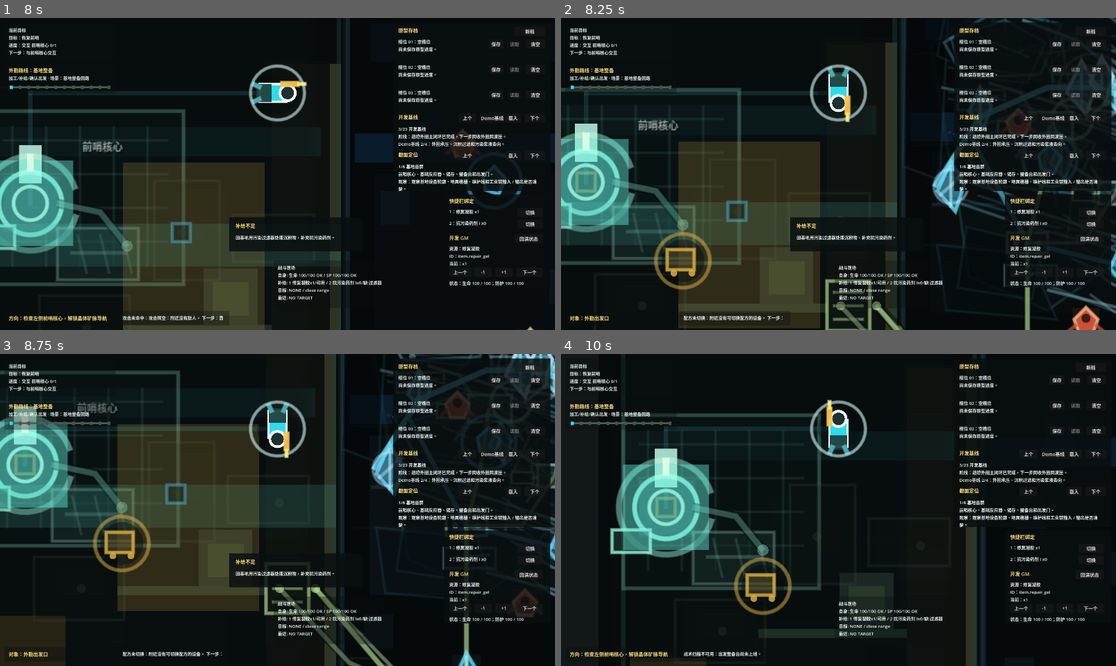
Above: before the commit, frames 1-4 (two rows, left to right).
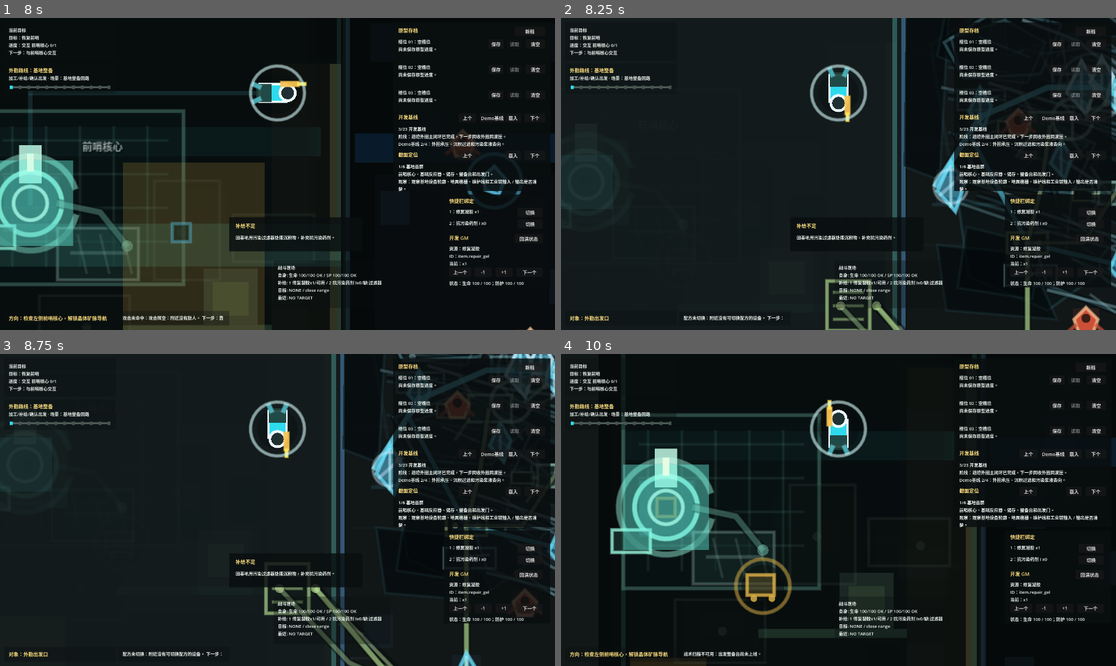
Above: after the commit, the same moments.

Repository: laugh0608/RadishCatalyst
Game: Godot game, scene res://scenes/boot/Boot.tscn
Two runs of this game, one before a commit and one after it. Both use one fixed random seed, a clock stepped at 60 frames per second and the inputs below.
Inputs (mouse positions are in pixels of both pictures, inside the frame that each line leads up to):
- Up to frame 1 (8 s): tap Enter at 0.5 s; move the mouse to (249, 236) at 0.52 s; hold W (move_up) 0.53-2.03 s; tap J (attack) at 0.6, 7.35 s; click (249, 236) at 0.67 s; move the mouse to (444, 220) at 1.27 s; tap R (cycle_recipe) at 1.35 s; move the mouse to (111, 127) at 2.02 s; hold A (move_left) 2.03-3.53 s; tap E (interact) at 2.1 s; move the mouse to (305, 174) at 2.77 s; tap C (tactical_scan) at 2.85 s; click (305, 174) at 2.92 s; tap Space at 3.5 s; move the mouse to (194, 96) at 3.52 s; hold S (move_down) 3.53-4.28 s; tap Q (toggle_device_panel) at 3.6 s; move the mouse to (399, 158) at 4.27 s; hold D (move_right) 4.28-5.03 s; tap F (toggle_module) at 4.35 s; move the mouse to (166, 189) at 5.02 s; hold W (move_up) 5.03-5.78 s; tap 1 (use_quick_slot_1) at 5.1 s; click (166, 189) at 5.17 s; move the mouse to (333, 105) at 5.77 s; hold D (move_right) from 5.78 s (still down); tap 2 (use_quick_slot_2) at 5.85 s; move the mouse to (249, 236) at 6.52 s; tap Tab at 6.6 s; move the mouse to (444, 220) at 7.27 s; click (444, 220) at 7.42 s
- Up to frame 2 (8.25 s): move the mouse to (672, 127) at 8.02 s; release D (move_right) at 8.03 s; hold S (move_down) from 8.03 s (still down); hold R (cycle_recipe) from 8.03 s (still down)
- Up to frame 3 (8.75 s): keep holding S (move_down); keep holding R (cycle_recipe)
- Up to frame 4 (10 s): move the mouse to (866, 510) at 8.77 s; release S (move_down) at 8.78 s; release R (cycle_recipe) at 8.78 s; hold A (move_left) 8.78-9.53 s; tap E (interact) at 8.85 s; move the mouse to (755, 432) at 9.52 s; hold W (move_up) from 9.53 s (still down); tap C (tactical_scan) at 9.6 s; click (755, 432) at 9.67 s

Frame 1 is identical in both runs. In frame 2, 22% of the frame differs, in the area x 0-90%, y 0-100%; in frame 3, 23%, in the area x 0-88%, y 0-100%; in frame 4, 0.4%.

Commit message:
fix: 收束阶段复核视觉降噪

Diff:
--- a/client/scripts/checks/demo_pollution_boundary_visual_check.gd
+++ b/client/scripts/checks/demo_pollution_boundary_visual_check.gd
@@ -75,6 +75,8 @@
 	var layer := map.get_node("DemoPollutionBoundaryVisualLayer") as DemoPollutionBoundaryVisualLayer
 	var carryover_wreckage := map.get_node("Interactables/FieldWreckageTreatmentApproach") as PrototypeInteractable
 	var cross_route := map.get_node("CrystalToPollutionRouteBand") as ColorRect
+	var pollution_boundary := map.get_node("RegionBoundaryPollution") as ColorRect
+	var ruin_boundary := map.get_node("RegionBoundaryRuin") as ColorRect
 	var treatment_enemy := map.get_node("Enemies/TreatmentSkitter") as PrototypeEnemy
 	var crystal_layer := map.get_node("DemoCrystalResourceVisualLayer") as DemoCrystalResourceVisualLayer
 	var first_path_layer := map.get_node("DemoFirstIndustrialPathVisualLayer") as DemoFirstIndustrialPathVisualLayer
@@ -115,6 +117,8 @@
 	_expect_equal(route_presentation_layer.modulate.a <= 0.001, true, "pollution focus hides route presentation layer")
 	_expect_equal(region_value_layer.modulate.a <= 0.026, true, "pollution focus lowers region value layer")
 	_expect_equal(cross_route.color.a <= 0.001, true, "pollution focus lowers crystal-to-pollution context route")
+	_expect_equal(pollution_boundary.color.a <= 0.006, true, "pollution focus lowers pollution edge boundary frame")
+	_expect_equal(ruin_boundary.color.a <= 0.006, true, "pollution focus lowers ruin edge boundary frame")
 	_expect_equal(objective_route != null and objective_route.color.a <= 0.001, true, "pollution focus lowers current objective route")
 	_expect_equal(treatment_enemy.modulate.a <= 0.23, true, "pollution focus lowers treatment enemy pressure")
 	_expect_equal((treatment_enemy.get_node("Label") as Label).visible, false, "pollution focus hides treatment enemy label")
--- a/client/scripts/checks/demo_resource_chain_state_check.gd
+++ b/client/scripts/checks/demo_resource_chain_state_check.gd
@@ -172,8 +172,13 @@
 	_expect_equal(first_path_layer.visible, false, "first industrial path layer starts hidden before the core is restored")
 	first_path_layer.refresh_path_state(world, character)
 	first_path_layer.refresh_focus_visibility(Vector2(-250.0, -48.0))
+	var first_path_main_route := map.get_node("MainRouteSpine") as ColorRect
+	var first_path_crystal_boundary := map.get_node("RegionBoundaryCrystal") as ColorRect
 	_expect_equal(first_path_layer.is_first_path_available(), true, "first industrial path layer opens after outpost restoration")
 	_expect_equal(first_path_layer.get_muted_planning_layer_count() >= 6, true, "first industrial path layer pushes overlapping visual layers into the background")
+	_expect_equal(first_path_layer.get_muted_context_rect_count() >= 10, true, "first industrial path layer suppresses cross-region route rectangles")
+	_expect_equal(first_path_main_route.color.a <= 0.001, true, "first industrial path layer lowers the global route spine")
+	_expect_equal(first_path_crystal_boundary.color.a <= 0.006, true, "first industrial path layer lowers region boundary frames")
 	_expect_equal(first_path_layer.is_first_path_visible_at(Vector2(-250.0, -48.0)), true, "first industrial path layer is visible at base start")
 	_expect_equal(first_path_layer.is_first_path_visible_at(Vector2(112.0, -112.0)), true, "first industrial path layer is visible at crystal pickup")
 	_expect_equal(first_path_layer.is_first_path_visible_at(Vector2(168.0, 34.0)), false, "first industrial path layer steps back before pollution treatment boundary")
@@ -482,8 +487,14 @@
 	layer.refresh_focus_visibility(Vector2(-250, -48))
 	_expect_equal(layer.visible, false, "crystal visual layer stays hidden at startup objective")
 	layer.refresh_focus_visibility(Vector2(-38, -104))
+	var crystal_focus_route := map.get_node("MainRouteSpine") as ColorRect
+	var crystal_focus_boundary := map.get_node("RegionBoundaryPollution") as ColorRect
 	_expect_equal(layer.visible, true, "crystal visual layer appears when player reaches field departure")
 	_expect_equal(layer.get_muted_departure_focus_count() >= 1, true, "crystal visual layer suppresses departure gate focus label in field view")
+	_expect_equal(layer.get_muted_crystal_focus_context_layer_count() >= 10, true, "crystal visual layer mutes neighboring visual context layers")
+	_expect_equal(layer.get_muted_crystal_focus_context_rect_count() >= 10, true, "crystal visual layer suppresses cross-region route rectangles")
+	_expect_equal(crystal_focus_route.color.a <= 0.001, true, "crystal visual layer lowers the global route spine")
+	_expect_equal(crystal_focus_boundary.color.a <= 0.006, true, "crystal visual layer lowers neighboring region boundary frames")
 	layer.refresh_focus_visibility(Vector2(168, 34))
 	_expect_equal(layer.visible, false, "crystal visual layer steps back after entering pollution treatment boundary")
 	_expect_equal(layer.has_resource_shape("crystal.main_vein"), true, "crystal visual layer marks main vein")
--- a/client/scripts/map/demo_crystal_resource_visual_layer.gd
+++ b/client/scripts/map/demo_crystal_resource_visual_layer.gd
@@ -8,6 +8,45 @@
 const ROLE_TERRAIN := "terrain"
 const FOCUS_VISIBLE_MIN_X := -80.0
 const FOCUS_VISIBLE_MAX_X := 160.0
+const CRYSTAL_FOCUS_CONTEXT_ROUTE_ALPHA := 0.0005
+const CRYSTAL_FOCUS_CONTEXT_BOUNDARY_ALPHA := 0.004
+
+const CRYSTAL_FOCUS_CONTEXT_LAYER_ALPHAS := [
+	{"path": "OpeningSceneLayer", "alpha": 0.035},
+	{"path": "SceneArtFoundationLayer", "alpha": 0.0},
+	{"path": "NonCoreSceneIdentityLayer", "alpha": 0.0},
+	{"path": "FunctionalTransitionSpatialPlayabilityLayer", "alpha": 0.0},
+	{"path": "MidfieldRoutePlayabilityLayer", "alpha": 0.0},
+	{"path": "WindCorridorTransitionPlayabilityLayer", "alpha": 0.0},
+	{"path": "CoreApproachHandoffLayer", "alpha": 0.0},
+	{"path": "CoreStabilizationRunLayer", "alpha": 0.0},
+	{"path": "DemoIndustrialBaseVisualLayer", "alpha": 0.055},
+	{"path": "DemoPollutionBoundaryVisualLayer", "alpha": 0.0},
+	{"path": "DemoCoreStabilizationVisualLayer", "alpha": 0.0},
+	{"path": "PrototypeVisualPriorityLayer", "alpha": 0.01},
+	{"path": "DemoRegionIndustrialValueLayer", "alpha": 0.012},
+	{"path": "DemoRoutePresentationLayer", "alpha": 0.0},
+	{"path": "CurrentObjectiveGuidanceLayer", "alpha": 0.045}
+]
+
+const CRYSTAL_FOCUS_CONTEXT_ROUTE_PATHS := [
+	"MainRouteSpine",
+	"BaseToCrystalRouteBand",
+	"CrystalToPollutionRouteBand",
+	"DemoRoutePresentationLayer/DemoRouteBaseBand",
+	"DemoRoutePresentationLayer/DemoRouteCrystalBand",
+	"DemoRoutePresentationLayer/DemoRoutePollutionBand",
+	"DemoRoutePresentationLayer/DemoRouteRuinBand",
+	"CurrentObjectiveGuidanceLayer/CurrentObjectiveRouteHorizontal",
+	"CurrentObjectiveGuidanceLayer/CurrentObjectiveRouteVertical",
+	"CurrentObjectiveGuidanceLayer/CurrentObjectiveTargetPin"
+]
+
+const CRYSTAL_FOCUS_CONTEXT_BOUNDARY_PATHS := [
+	"RegionBoundaryCrystal",
+	"RegionBoundaryPollution",
+	"RegionBoundaryRuin"
+]
 
 const FIELD_FRAME := Color(0.32, 0.58, 0.62, 0.045)
 const FIELD_FILL := Color(0.06, 0.12, 0.15, 0.0)
@@ -93,9 +132,13 @@
 var muted_legacy_block_count := 0
 var muted_departure_label_count := 0
 var muted_departure_focus_count := 0
+var muted_crystal_focus_context_layer_count := 0
+var muted_crystal_focus_context_rect_count := 0
+var context_layer_original_modulates: Dictionary = {}
 
 
 func _ready() -> void:
+	process_priority = 80
 	apply_visuals()
 	refresh_focus_visibility(_get_player_position())
 
@@ -146,6 +189,14 @@
 	return muted_departure_focus_count
 
 
+func get_muted_crystal_focus_context_layer_count() -> int:
+	return muted_crystal_focus_context_layer_count
+
+
+func get_muted_crystal_focus_context_rect_count() -> int:
+	return muted_crystal_focus_context_rect_count
+
+
 func has_resource_shape(shape_id: String) -> bool:
 	return resource_shape_ids.has(shape_id)
 
@@ -161,6 +212,8 @@
 func refresh_focus_visibility(player_position: Vector2) -> void:
 	visible = player_position.x >= FOCUS_VISIBLE_MIN_X and player_position.x <= FOCUS_VISIBLE_MAX_X
 	_mute_departure_interactable_focus(player_position)
+	_update_crystal_focus_context_layers()
+	_mute_crystal_focus_context_rects()
 
 
 func _draw() -> void:
@@ -821,6 +874,65 @@
 		muted_departure_focus_count = 1
 
 
+func _update_crystal_focus_context_layers() -> void:
+	if not visible:
+		_restore_crystal_focus_context_layers()
+		return
+	muted_crystal_focus_context_layer_count = 0
+	for layer_profile in CRYSTAL_FOCUS_CONTEXT_LAYER_ALPHAS:
+		var path := String(layer_profile.get("path", ""))
+		var alpha := float(layer_profile.get("alpha", 1.0))
+		if _apply_context_layer_alpha(path, alpha):
+			muted_crystal_focus_context_layer_count += 1
+
+
+func _mute_crystal_focus_context_rects() -> void:
+	muted_crystal_focus_context_rect_count = 0
+	if not visible:
+		return
+	for path in CRYSTAL_FOCUS_CONTEXT_ROUTE_PATHS:
+		var rect := _get_map_node(String(path)) as ColorRect
+		if rect == null:
+			continue
+		rect.color.a = minf(rect.color.a, CRYSTAL_FOCUS_CONTEXT_ROUTE_ALPHA)
+		muted_crystal_focus_context_rect_count += 1
+	for path in CRYSTAL_FOCUS_CONTEXT_BOUNDARY_PATHS:
+		var rect := _get_map_node(String(path)) as ColorRect
+		if rect == null:
+			continue
+		rect.color.a = minf(rect.color.a, CRYSTAL_FOCUS_CONTEXT_BOUNDARY_ALPHA)
+		muted_crystal_focus_context_rect_count += 1
+
+
+func _apply_context_layer_alpha(path: String, alpha: float) -> bool:
+	var node := _get_map_node(path)
+	var canvas_item := node as CanvasItem
+	if canvas_item == null:
+		return false
+	if not context_layer_original_modulates.has(path):
+		context_layer_original_modulates[path] = canvas_item.modulate
+	var original_color: Color = context_layer_original_modulates.get(path, canvas_item.modulate)
+	var color := original_color
+	color.a = minf(original_color.a, alpha)
+	canvas_item.modulate = color
+	return true
+
+
+func _restore_crystal_focus_context_layers() -> void:
+	if context_layer_original_modulates.is_empty():
+		muted_crystal_focus_context_layer_count = 0
+		muted_crystal_focus_context_rect_count = 0
+		return
+	for path in context_layer_original_modulates.keys():
+		var node := _get_map_node(String(path))
+		var canvas_item := node as CanvasItem
+		if canvas_item != null:
+			canvas_item.modulate = context_layer_original_modulates[path]
+	context_layer_original_modulates.clear()
+	muted_crystal_focus_context_layer_count = 0
+	muted_crystal_focus_context_rect_count = 0
+
+
 func _mute_crystal_identity_blocks() -> void:
 	var identity_layer := _get_map_node("DemoInitialArtIdentityLayer")
 	if identity_layer == null:
--- a/client/scripts/map/demo_first_industrial_path_visual_layer.gd
+++ b/client/scripts/map/demo_first_industrial_path_visual_layer.gd
@@ -46,6 +46,8 @@
 const STATUS_OUTPUT_LIGHT := Color(0.58, 0.88, 0.52, 0.68)
 const CRYSTAL_COLLECTOR_ID := "building.crystal_collector_t1"
 const CRYSTAL_COLLECTOR_OUTPUT_INSTANCE_ID := "map_object_instance.crystal_collector_output"
+const FIRST_PATH_CONTEXT_ROUTE_ALPHA := 0.0005
+const FIRST_PATH_CONTEXT_BOUNDARY_ALPHA := 0.004
 
 const FIRST_PATH_CONTEXT_LAYER_ALPHAS := [
 	{"path": "OpeningSceneLayer", "alpha": 0.05},
@@ -57,7 +59,26 @@
 	{"path": "PrototypeVisualPriorityLayer", "alpha": 0.02},
 	{"path": "DemoRegionIndustrialValueLayer", "alpha": 0.025},
 	{"path": "DemoRoutePresentationLayer", "alpha": 0.0},
-	{"path": "CurrentObjectiveGuidanceLayer", "alpha": 0.11}
+	{"path": "CurrentObjectiveGuidanceLayer", "alpha": 0.045}
+]
+
+const FIRST_PATH_CONTEXT_ROUTE_PATHS := [
+	"MainRouteSpine",
+	"BaseToCrystalRouteBand",
+	"CrystalToPollutionRouteBand",
+	"DemoRoutePresentationLayer/DemoRouteBaseBand",
+	"DemoRoutePresentationLayer/DemoRouteCrystalBand",
+	"DemoRoutePresentationLayer/DemoRoutePollutionBand",
+	"DemoRoutePresentationLayer/DemoRouteRuinBand",
+	"CurrentObjectiveGuidanceLayer/CurrentObjectiveRouteHorizontal",
+	"CurrentObjectiveGuidanceLayer/CurrentObjectiveRouteVertical",
+	"CurrentObjectiveGuidanceLayer/CurrentObjectiveTargetPin"
+]
+
+const FIRST_PATH_CONTEXT_BOUNDARY_PATHS := [
+	"RegionBoundaryCrystal",
+	"RegionBoundaryPollution",
+	"RegionBoundaryRuin"
 ]
 
 const STAGE_FIELD_PICKUP := "field_pickup"
@@ -83,6 +104,7 @@
 var path_shape_ids: Array[String] = []
 var path_state_shape_ids: Array[String] = []
 var muted_planning_layer_count := 0
+var muted_context_rect_count := 0
 var path_state: Dictionary = {}
 var context_layer_original_modulates: Dictionary = {}
 var first_path_available := false
@@ -180,6 +202,7 @@
 	var should_show := is_first_path_visible_at(player_position)
 	visible = should_show
 	_set_context_layers_muted(should_show)
+	_mute_first_path_context_rects(should_show)
 
 
 func is_first_path_visible_at(player_position: Vector2) -> bool:
@@ -208,6 +231,10 @@
 
 func get_muted_planning_layer_count() -> int:
 	return muted_planning_layer_count
+
+
+func get_muted_context_rect_count() -> int:
+	return muted_context_rect_count
 
 
 func get_active_stage() -> String:
@@ -745,6 +772,24 @@
 			muted_planning_layer_count += 1
 
 
+func _mute_first_path_context_rects(should_mute: bool) -> void:
+	muted_context_rect_count = 0
+	if not should_mute:
+		return
+	for path in FIRST_PATH_CONTEXT_ROUTE_PATHS:
+		var rect := _get_map_node(String(path)) as ColorRect
+		if rect == null:
+			continue
+		rect.color.a = minf(rect.color.a, FIRST_PATH_CONTEXT_ROUTE_ALPHA)
+		muted_context_rect_count += 1
+	for path in FIRST_PATH_CONTEXT_BOUNDARY_PATHS:
+		var rect := _get_map_node(String(path)) as ColorRect
+		if rect == null:
+			continue
+		rect.color.a = minf(rect.color.a, FIRST_PATH_CONTEXT_BOUNDARY_ALPHA)
+		muted_context_rect_count += 1
+
+
 func _apply_layer_alpha(path: String, alpha: float) -> bool:
 	var node := _get_map_node(path)
 	var canvas_item := node as CanvasItem
@@ -767,6 +812,7 @@
 			canvas_item.modulate = context_layer_original_modulates[path]
 	context_layer_original_modulates.clear()
 	muted_planning_layer_count = 0
+	muted_context_rect_count = 0
 
 
 func _get_base_structure_for_definition(world_state: WorldState, building_id: String) -> Dictionary:
--- a/client/scripts/map/demo_pollution_boundary_visual_layer.gd
+++ b/client/scripts/map/demo_pollution_boundary_visual_layer.gd
@@ -10,6 +10,7 @@
 const FOCUS_VISIBLE_MIN_X := 160.0
 const FOCUS_VISIBLE_MAX_X := 620.0
 const POLLUTION_FOCUS_CONTEXT_ROUTE_ALPHA := 0.0005
+const POLLUTION_FOCUS_CONTEXT_BOUNDARY_ALPHA := 0.004
 const POLLUTION_FOCUS_CONTEXT_ENEMY_ALPHA := 0.22
 const POLLUTION_FOCUS_CONTEXT_ROUTE_PATHS := [
 	"MainRouteSpine",
@@ -22,6 +23,11 @@
 	"CurrentObjectiveGuidanceLayer/CurrentObjectiveRouteHorizontal",
 	"CurrentObjectiveGuidanceLayer/CurrentObjectiveRouteVertical",
 	"CurrentObjectiveGuidanceLayer/CurrentObjectiveTargetPin"
+]
+const POLLUTION_FOCUS_CONTEXT_BOUNDARY_PATHS := [
+	"RegionBoundaryCrystal",
+	"RegionBoundaryPollution",
+	"RegionBoundaryRuin"
 ]
 const POLLUTION_FOCUS_CONTEXT_LABEL_PATHS := [
 	"BaseDirectionLabel",
@@ -1132,6 +1138,7 @@
 	if not visible:
 		return
 	muted_pollution_focus_distraction_count += _mute_focus_context_route_rects()
+	muted_pollution_focus_distraction_count += _mute_focus_context_boundary_rects()
 	muted_pollution_focus_distraction_count += _hide_focus_context_labels()
 	muted_pollution_focus_distraction_count += _mute_focus_enemy_pressure()
 
@@ -1143,6 +1150,17 @@
 		if rect == null:
 			continue
 		rect.color.a = minf(rect.color.a, POLLUTION_FOCUS_CONTEXT_ROUTE_ALPHA)
+		muted_count += 1
+	return muted_count
+
+
+func _mute_focus_context_boundary_rects() -> int:
+	var muted_count := 0
+	for path in POLLUTION_FOCUS_CONTEXT_BOUNDARY_PATHS:
+		var rect := _get_map_node(String(path)) as ColorRect
+		if rect == null:
+			continue
+		rect.color.a = minf(rect.color.a, POLLUTION_FOCUS_CONTEXT_BOUNDARY_ALPHA)
 		muted_count += 1
 	return muted_count
 
Not shown, changed: docs/devlogs/2026-W26.md
Not shown, changed: docs/features/demo-industrial-base-visual-and-scene-v1.md
Not shown, changed: docs/planning/current.md
